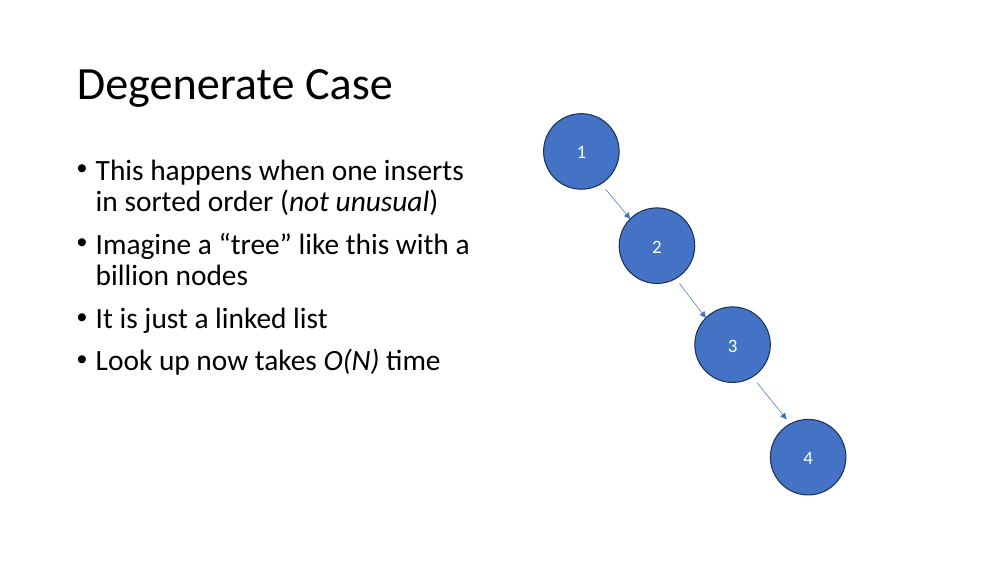
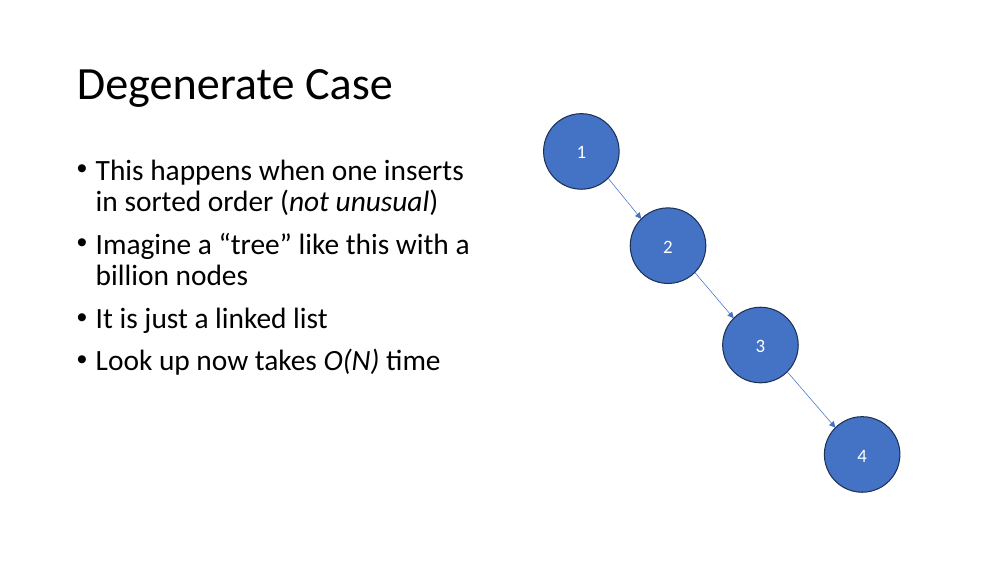
Before and after one commit to pchapin/cpp, a slide deck: slide 9 of SplayTree/SplayTrees.pptx. Drawn at 1008x567 pixels with LibreOffice and Linux fonts; fonts in the diff are those of the drawing. Boxes give left, top, right and bottom in pixels: in the first picture for what was removed or moved away, otherwise in the second. Text is boxed around its words. In the diff, an @@ line names an element or a change of style, - is before the commit and + after.

```diff
--- a/SplayTree/SplayTrees.pptx
+++ b/SplayTree/SplayTrees.pptx
@@ arrow moved from (606, 189) - (631, 219) to (608, 178) - (641, 219) @@
@@ ellipse "2": place and size @@
-ellipse "2" at bbox=[619, 208, 695, 284]
+ellipse "2" at bbox=[631, 208, 706, 284]
@@ arrow moved from (680, 284) - (706, 318) to (695, 272) - (734, 318) @@
@@ ellipse "3": place and size @@
-ellipse "3" at bbox=[695, 307, 771, 383]
+ellipse "3" at bbox=[723, 307, 799, 383]
@@ arrow moved from (757, 383) - (786, 420) to (787, 372) - (836, 428) @@
@@ ellipse "4": place and size @@
-ellipse "4" at bbox=[771, 420, 846, 495]
+ellipse "4" at bbox=[824, 417, 900, 492]
```
Also in this commit, not shown: 13 other slides changed, 3 slides added.
